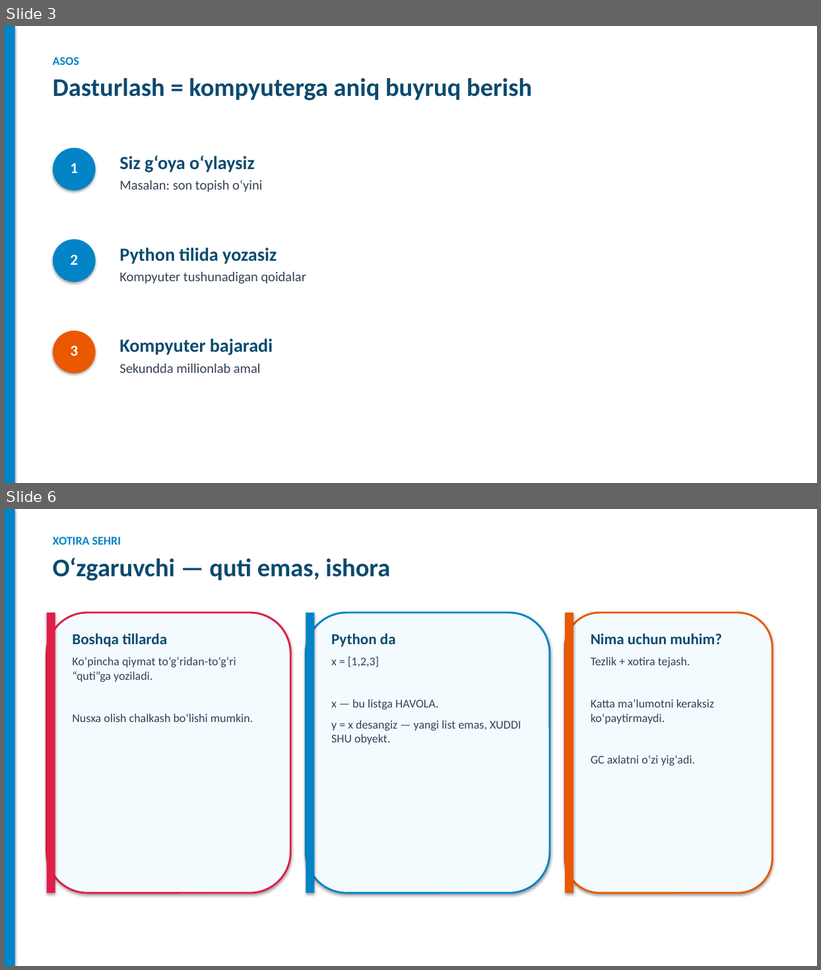
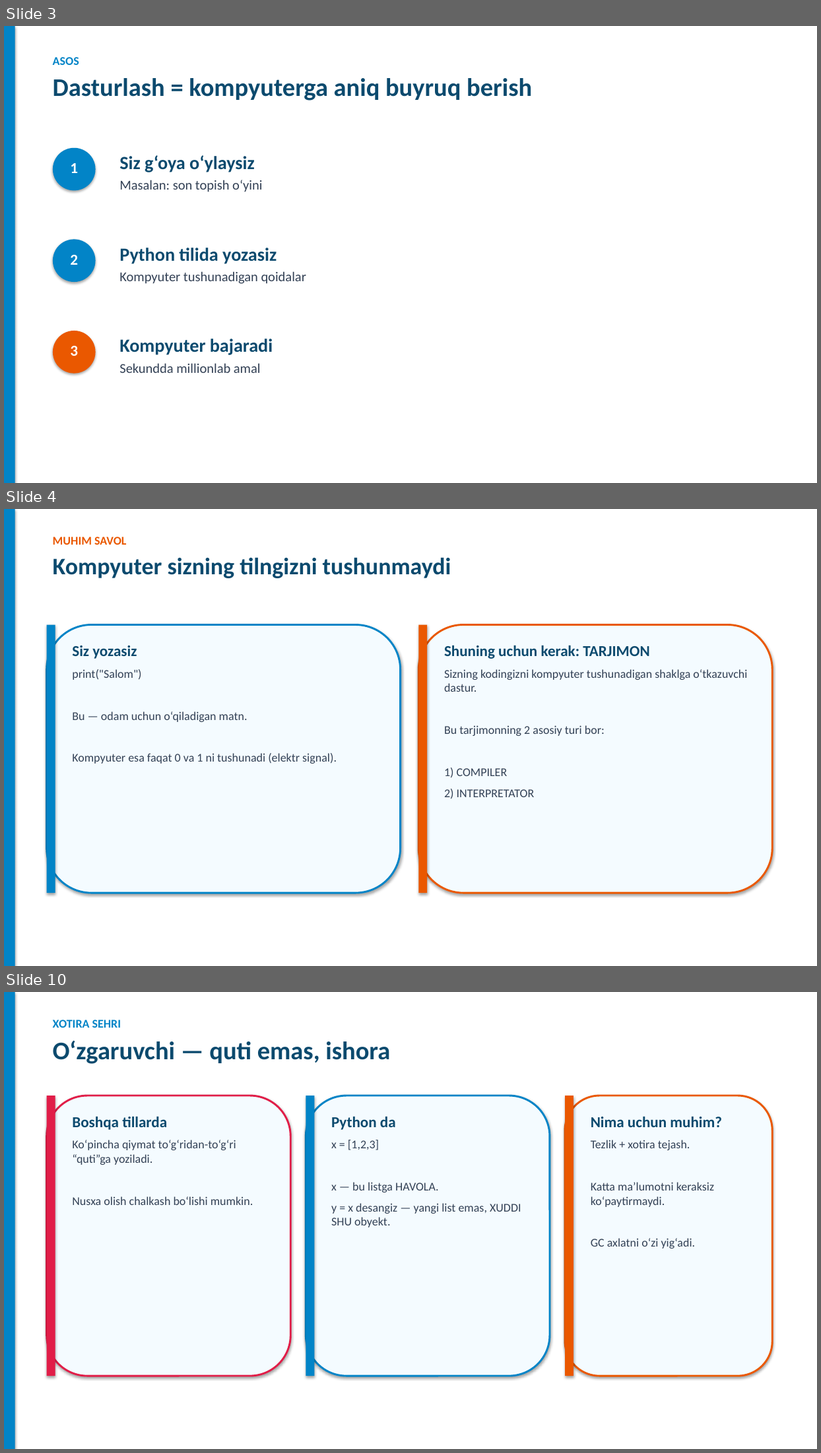
Before and after one commit to DilshodZokirov/bgalaxy-app, a slide deck: python-prezentatsiya/Python-Django-Yorqin.pptx. Shown one above the other, each under a label of ours: slides 3 and 6 before the commit, slides 3, 4 and 10 after it; the slides between them are not shown. The pictures are 821x970 and 821x1453 pixels, drawn with LibreOffice and Linux fonts; fonts in the diff are those of the drawing. Boxes give left, top, right and bottom in pixels: in the first picture for what was removed or moved away, otherwise in the second. Text is boxed around its words. In the diff, an @@ line names an element or a change of style, - is before the commit and + after.

```diff
--- a/python-prezentatsiya/Python-Django-Yorqin.pptx
+++ b/python-prezentatsiya/Python-Django-Yorqin.pptx
@@ slide 4 added at (4, 509, 817, 966), background #FFFFFF @@
@@ rectangle added at (4, 509, 15, 966), fill #0284C7 @@
@@ text added at (53, 537, 451, 578), 28 pt, text #0C4A6E, bold @@
+MUHIM SAVOL
+Kompyuter sizning tilngizni tushunmaydi
@@ rounded rectangle added at (47, 625, 401, 893), fill #F4FBFF, outline #0284C7 2.25 pt @@
@@ rectangle added at (47, 625, 55, 893), fill #0284C7 @@
@@ rounded rectangle added at (418, 625, 773, 893), fill #F4FBFF, outline #EA5800 2.25 pt @@
@@ rectangle added at (418, 625, 427, 893), fill #EA5800 @@
@@ text added at (72, 646, 337, 764), 14 pt, text #334155 @@
+Siz yozasiz
+print("Salom")
+Bu — odam uchun o‘qiladigan matn.
+Kompyuter esa faqat 0 va 1 ni tushunadi (elektr signal).
@@ text added at (444, 645, 747, 799), 14 pt, text #334155 @@
+Shuning uchun kerak: TARJIMON
+Sizning kodingizni kompyuter tushunadigan shaklga o‘tkazuvchi dastur.
+Bu tarjimonning 2 asosiy turi bor:
+1) COMPILER
+2) INTERPRETATOR
@@ what was slide 6 is now slide 10 @@
```
Also in this commit, not shown: 2 slides changed, 5 other slides added, 2 slides removed, 3 other files.
